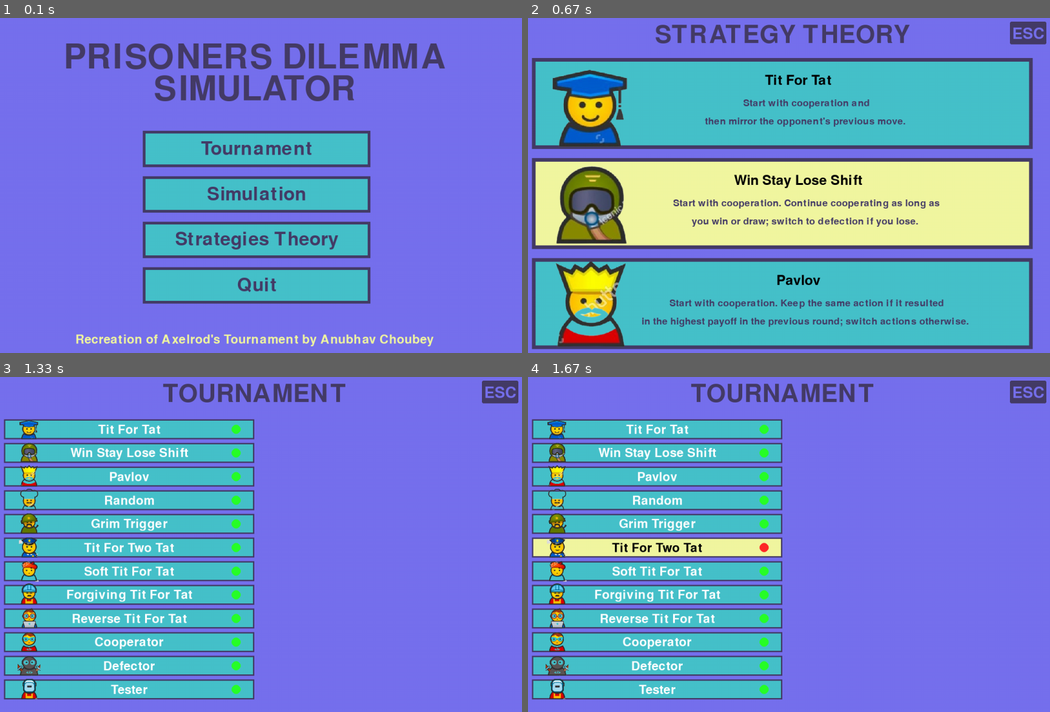
Above: before the commit, frames 1-4 (two rows, left to right).
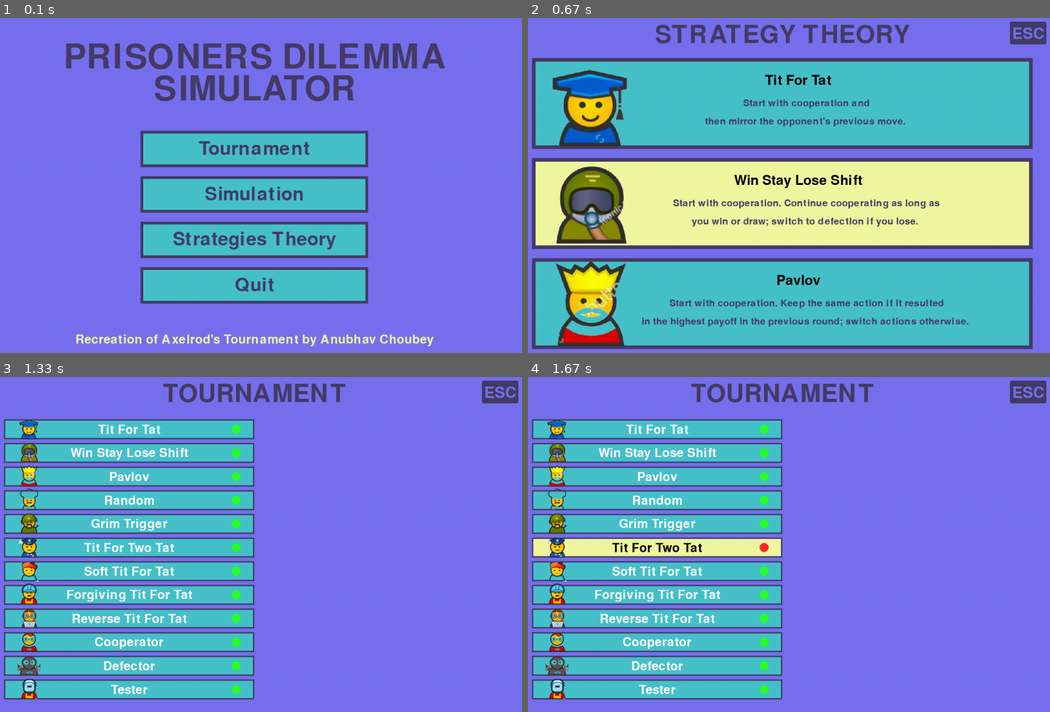
Above: after the commit, the same moments.

Repository: LazyyVenom/py-game-theory
Game: pygame game, started from prisoners_dilemma.py
The game is run twice, just before and just after one commit, with the same random seed, the same clock (stepped at 60 frames per second) and the same inputs.
Inputs (mouse positions are in pixels of both pictures, inside the frame that each line leads up to):
- Up to frame 1 (0.1 s): no input
- Up to frame 2 (0.67 s): click "Strategies Theory" at 0.38 s
- Up to frame 3 (1.33 s): click "ESC" at 0.72 s; click "Tournament" at 1.05 s
- Up to frame 4 (1.67 s): click (653, 544) at 1.38 s

The runs differ from the first frame. In frame 1, 2.8% of the frame differs, in the area x 26-72%, y 33-86%; in frame 2, nothing differs; in frame 3, nothing differs; in frame 4, nothing differs.

Commit message:
Adding Captions ETC

Diff:
--- a/prisoners_dilemma.py
+++ b/prisoners_dilemma.py
@@ -42,10 +42,10 @@
         mouse_x, mouse_y = pygame.mouse.get_pos()
 
         buttons = [
-            {"text": "Tournament", "rect": pygame.Rect(screen_width // 2 - 245, 260, 500, 80)},
-            {"text": "Simulation", "rect": pygame.Rect(screen_width // 2 - 245, 360, 500, 80)},
-            {"text": "Strategies Theory", "rect": pygame.Rect(screen_width // 2 - 245, 460, 500, 80)},
-            {"text": "Quit", "rect": pygame.Rect(screen_width // 2 - 245, 560, 500, 80)}
+            {"text": "Tournament", "rect": pygame.Rect(screen_width // 2 - 250, 260, 500, 80)},
+            {"text": "Simulation", "rect": pygame.Rect(screen_width // 2 - 250, 360, 500, 80)},
+            {"text": "Strategies Theory", "rect": pygame.Rect(screen_width // 2 - 250, 460, 500, 80)},
+            {"text": "Quit", "rect": pygame.Rect(screen_width // 2 - 250, 560, 500, 80)}
         ]
 
         for button in buttons:
